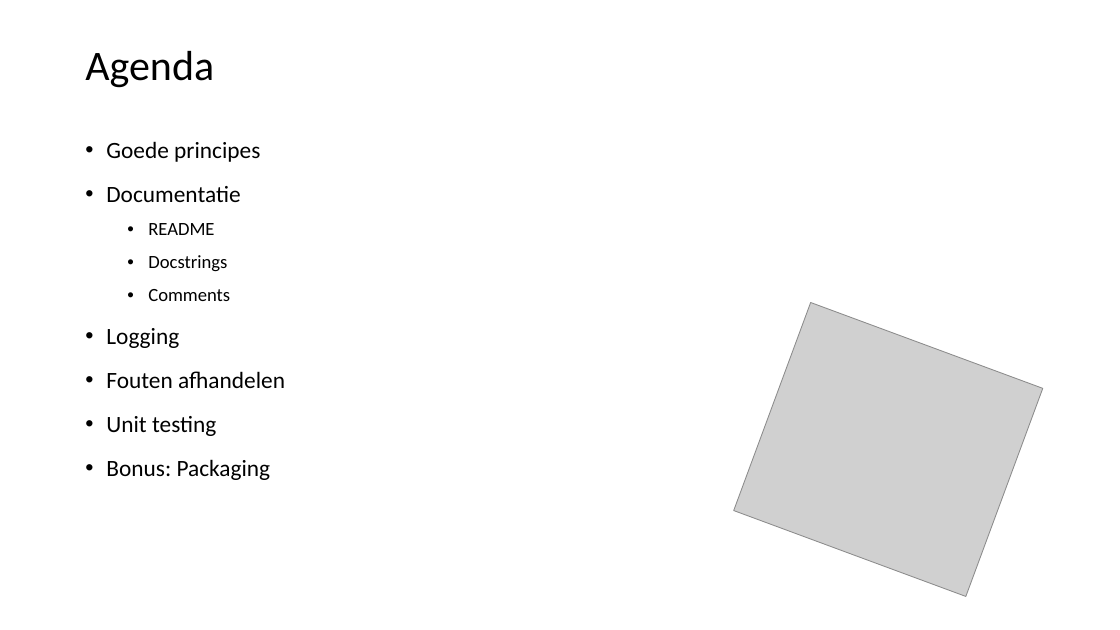
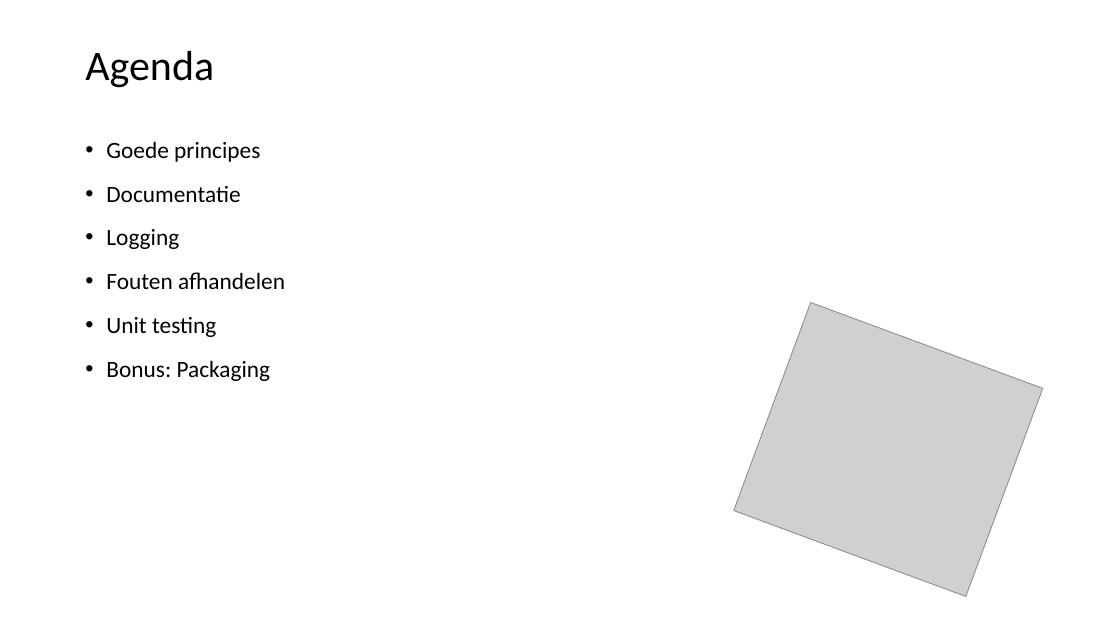
Before and after one commit to LFKoning/knowledge-sharing, a slide deck: slide 2 of python_trainees/2_production_code/python_traineeship_2.pptx. Drawn at 1120x630 pixels with LibreOffice and Linux fonts; fonts in the diff are those of the drawing; grey boxes stand for pictures. Boxes give left, top, right and bottom in pixels: in the first picture for what was removed or moved away, otherwise in the second. Text is boxed around its words. In the diff, an @@ line names an element or a change of style, - is before the commit and + after.

```diff
--- a/python_trainees/2_production_code/python_traineeship_2.pptx
+++ b/python_trainees/2_production_code/python_traineeship_2.pptx
@@ text at <box>148,223,230,301</box>: paragraphs removed @@
-  • README
-  • Docstrings
-  • Comments
```
Also in this commit, not shown: 7 other slides changed, 4 other files.
